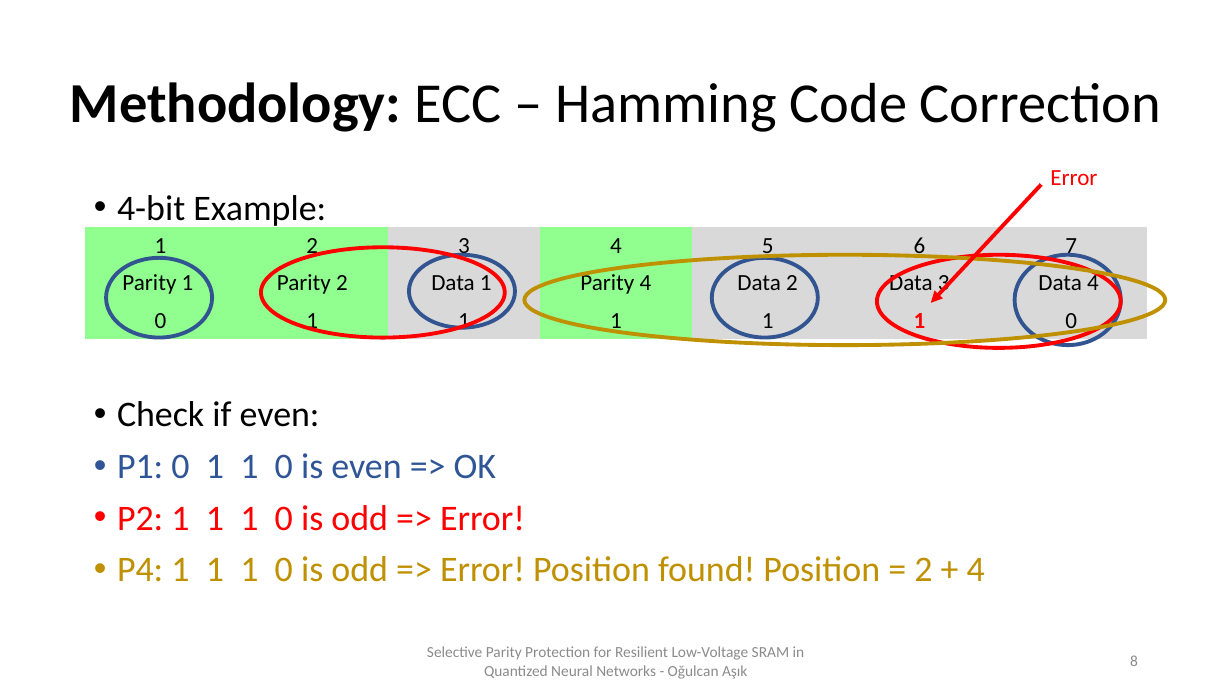
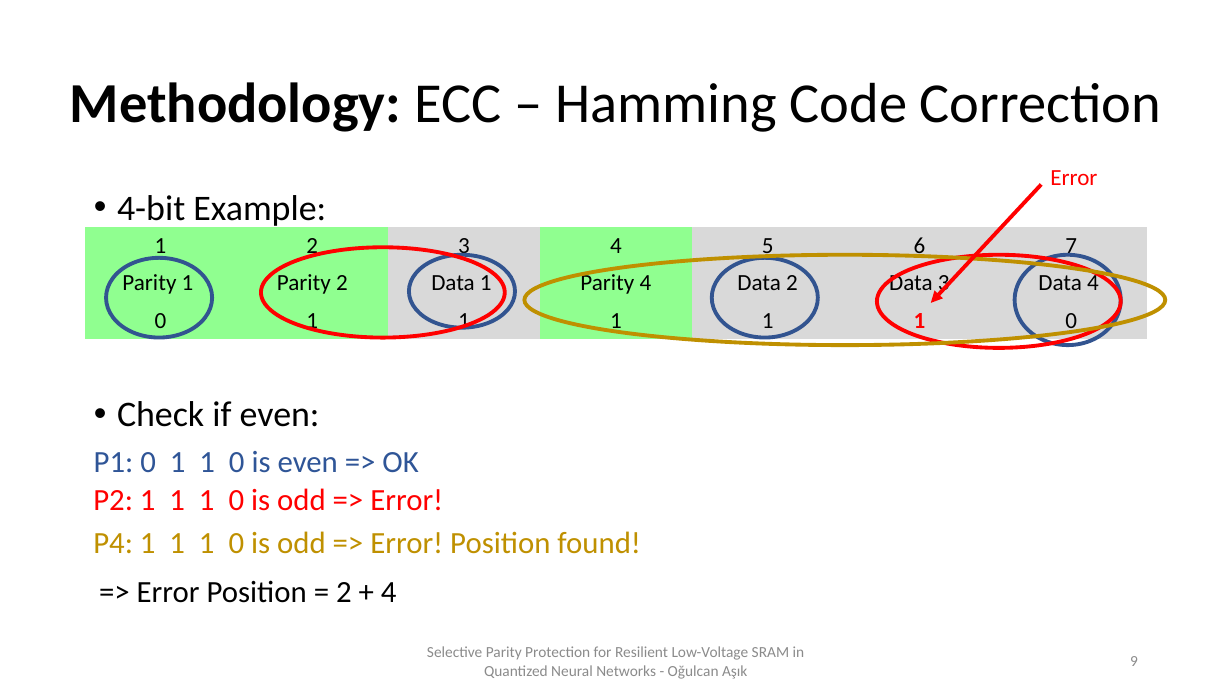
Before and after one commit to Xeadriel/ECC-SRAM-Simulation, a slide deck: slide 9 of Paper SRAM PDF/Selective Parity Protection for Resilient Low-Voltage SRAM in.pptx (slide 8 before the commit). Drawn at 1232x693 pixels with LibreOffice and Linux fonts; fonts in the diff are those of the drawing. Boxes give left, top, right and bottom in pixels: in the first picture for what was removed or moved away, otherwise in the second. Text is boxed around its words. In the diff, an @@ line names an element or a change of style, - is before the commit and + after.

```diff
--- a/Paper SRAM PDF/Selective Parity Protection for Resilient Low-Voltage SRAM in.pptx
+++ b/Paper SRAM PDF/Selective Parity Protection for Resilient Low-Voltage SRAM in.pptx
@@ text added at (94,451,418,473), 24 pt, text #2F5597 @@
+P1: 0 1 1 0 is even => OK
@@ text at (117,453,985,582): paragraphs removed @@
-• P1: 0 1 1 0 is even => OK
-• P2: 1 1 1 0 is odd => Error!
-• P4: 1 1 1 0 is odd => Error! Position found! Position = 2 + 4
@@ text added at (93,488,443,511), 24 pt, text #FF0000 @@
+P2: 1 1 1 0 is odd => Error!
@@ text added at (93,531,641,554), 24 pt, text #BF9000 @@
+P4: 1 1 1 0 is odd => Error! Position found!
@@ text added at (137,580,397,603), 24 pt, text #000000 @@
+=> Error Position = 2 + 4
@@ page number at (1130,656,1138,666): text changed @@
-8
+9
```
Also in this commit, not shown: 13 other slides changed, 2 slides added, 3 slides removed, 4 other files.
